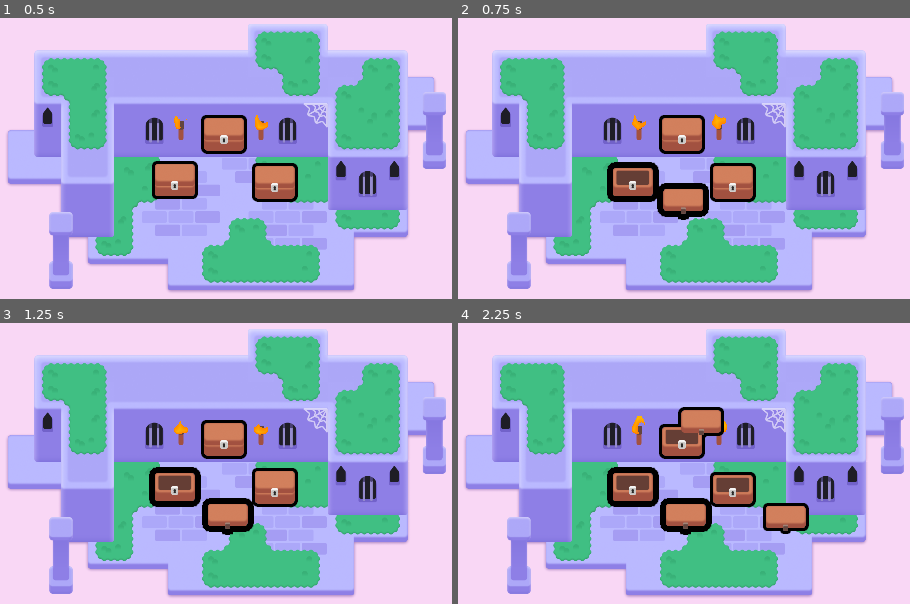
Above: before the commit, frames 1-4 (two rows, left to right).
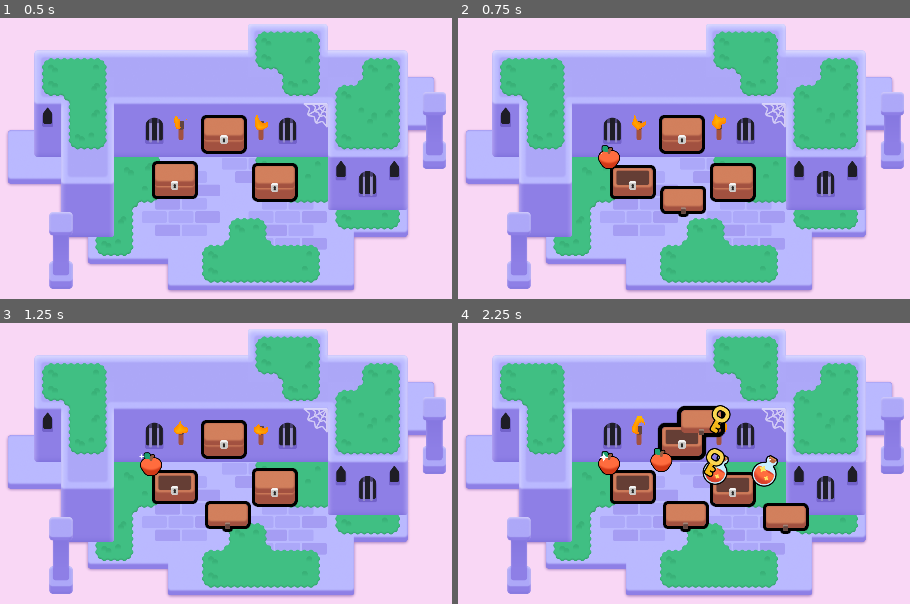
Above: after the commit, the same moments.

Repository: JuliaLui642/2d-GameDev-Courses
Game: Godot game, scene res://lessons/mini_dungeon.tscn
Two runs of this game, one before a commit and one after it. Both use one fixed random seed, a clock stepped at 60 frames per second and the inputs below.
Inputs (mouse positions are in pixels of both pictures, inside the frame that each line leads up to):
- Up to frame 1 (0.5 s): no input
- Up to frame 2 (0.75 s): tap Enter at 0.5 s; move the mouse to (634, 180) at 0.52 s; press the mouse at (634, 180) at 0.53 s; hold D (move_right) from 0.53 s (still down)
- Up to frame 3 (1.25 s): keep holding D (move_right); tap Space at 0.77 s
- Up to frame 4 (2.25 s): move the mouse to (733, 488) at 1.27 s; release D (move_right) at 1.28 s; release the mouse at (733, 488) at 1.28 s; hold S (move_down) 1.28-2.03 s; right-click (733, 488) at 1.35 s; click (733, 488) at 1.42 s; tap Space at 1.52 s; move the mouse to (679, 438) at 2.02 s; hold D (move_right) from 2.03 s (still down); tap Z at 2.1 s; click (679, 438) at 2.17 s

Frame 1 is identical in both runs. In frame 2, 1.0% of the frame differs, in the area x 30-56%, y 45-72%; in frame 3, 1.0%; in frame 4, 2.9%, in the area x 30-71%, y 29-76%.

Commit message:
M6 L6 >L6.P1

Diff:
--- a/M06.looting_workbook/lessons/chest/chest.gd
+++ b/M06.looting_workbook/lessons/chest/chest.gd
@@ -1,31 +1,27 @@
 extends Area2D
 
-@onready var canvas_group:CanvasGroup = $CanvasGroup
-@onready var animation_player: AnimationPlayer = $AnimationPlayer
 @export var possible_items: Array[PackedScene] = []
 
+@onready var canvas_group: CanvasGroup = $CanvasGroup
+@onready var animation_player: AnimationPlayer = $AnimationPlayer
 
-func open() -> void:
-	animation_player.play("open")
-	input_pickable = false
-
-# Called when the node enters the scene tree for the first time.
 func _ready() -> void:
 	mouse_entered.connect(_on_mouse_entered)
 	mouse_exited.connect(_on_mouse_exited)
 	canvas_group.material.set_shader_parameter("line_thickness", 3.0)
 
-func _on_mouse_entered()-> void:
+func set_outline_thickness(new_thickness: float) -> void:
+	canvas_group.material.set_shader_parameter("line_thickness", new_thickness)
+
+func _on_mouse_entered() -> void:
 	var tween := create_tween()
 	tween.tween_method(set_outline_thickness, 3.0, 6.0, 0.08)
 
 func _on_mouse_exited() -> void:
-	canvas_group.material.set_shader_parameter("line_thickness", 3.0)
+	var tween := create_tween()
+	tween.tween_method(set_outline_thickness, 6.0, 3.0, 0.08)
 
-func set_outline_thickness(new_thickness: float) -> void:
-	canvas_group.material.set_shader_parameter("line_thickness", new_thickness)
-
-func _input_event(viewpoint: Node, event: InputEvent, shape_index: int):
+func _input_event(viewport: Node, event: InputEvent, shape_index: int):
 	var event_is_mouse_click: bool = (
 		event is InputEventMouseButton and
 		event.button_index == MOUSE_BUTTON_LEFT and
@@ -34,3 +30,23 @@
 
 	if event_is_mouse_click:
 		open()
+
+func open() -> void:
+	animation_player.play("open")
+
+	input_pickable = false
+
+	if possible_items.is_empty():
+		return
+
+	for current_index in range(randi_range(1, 3)):
+		_spawn_random_item()
+
+func _spawn_random_item() -> void:
+	var loot_item: Area2D = possible_items.pick_random().instantiate()
+	add_child(loot_item)
+
+	var random_angle := randf_range(0.0, 2.0 * PI)
+	var random_direction := Vector2(1.0, 0.0).rotated(random_angle)
+	var random_distance := randf_range(60.0, 120.0)
+	loot_item.position = random_direction * random_distance
--- a/M06.looting_workbook/lessons/chest/chest.tscn
+++ b/M06.looting_workbook/lessons/chest/chest.tscn
@@ -1,10 +1,13 @@
-[gd_scene load_steps=11 format=3 uid="uid://cj2yytu5rlbfg"]
+[gd_scene load_steps=14 format=3 uid="uid://cj2yytu5rlbfg"]
 
 [ext_resource type="Texture2D" uid="uid://c3hwsm5ugp8qw" path="res://lessons/chest/bottom.png" id="1_485f1"]
 [ext_resource type="Script" path="res://lessons/chest/chest.gd" id="1_rb0m1"]
 [ext_resource type="Texture2D" uid="uid://bu2jin246nel5" path="res://lessons/chest/lock.png" id="2_ogjoq"]
 [ext_resource type="Shader" path="res://lessons/chest/group_outline.gdshader" id="2_sdof8"]
+[ext_resource type="PackedScene" uid="uid://0i1g0cunmseb" path="res://lessons/items/apple.tscn" id="2_xbxn4"]
 [ext_resource type="Texture2D" uid="uid://bnem1cahhoxdk" path="res://lessons/chest/top.png" id="3_c8jrn"]
+[ext_resource type="PackedScene" uid="uid://ctqyr0ufyoktk" path="res://lessons/items/key.tscn" id="3_gjw10"]
+[ext_resource type="PackedScene" uid="uid://hdxqgspfcaur" path="res://lessons/items/potion.tscn" id="4_mmsyt"]
 
 [sub_resource type="RectangleShape2D" id="RectangleShape2D_4gl3y"]
 size = Vector2(99, 83.5)
@@ -15,6 +18,21 @@
 shader_parameter/line_color = Color(0, 0, 0, 1)
 shader_parameter/line_thickness = 16.0
 shader_parameter/viewport_scale = Vector2(1, 1)
+
+[sub_resource type="Animation" id="Animation_a04kk"]
+length = 0.001
+tracks/0/type = "value"
+tracks/0/imported = false
+tracks/0/enabled = true
+tracks/0/path = NodePath("CanvasGroup/Top:position")
+tracks/0/interp = 1
+tracks/0/loop_wrap = true
+tracks/0/keys = {
+"times": PackedFloat32Array(0),
+"transitions": PackedFloat32Array(1),
+"update": 0,
+"values": [Vector2(0, -14)]
+}
 
 [sub_resource type="Animation" id="Animation_7h5tr"]
 resource_name = "open"
@@ -31,21 +49,6 @@
 "values": [Vector2(0, -14), Vector2(93, -75), Vector2(127, 70)]
 }
 
-[sub_resource type="Animation" id="Animation_a04kk"]
-length = 0.001
-tracks/0/type = "value"
-tracks/0/imported = false
-tracks/0/enabled = true
-tracks/0/path = NodePath("CanvasGroup/Top:position")
-tracks/0/interp = 1
-tracks/0/loop_wrap = true
-tracks/0/keys = {
-"times": PackedFloat32Array(0),
-"transitions": PackedFloat32Array(1),
-"update": 0,
-"values": [Vector2(0, -14)]
-}
-
 [sub_resource type="AnimationLibrary" id="AnimationLibrary_fnrjx"]
 _data = {
 "RESET": SubResource("Animation_a04kk"),
@@ -54,6 +57,7 @@
 
 [node name="Chest" type="Area2D"]
 script = ExtResource("1_rb0m1")
+possible_items = Array[PackedScene]([ExtResource("2_xbxn4"), ExtResource("3_gjw10"), ExtResource("4_mmsyt")])
 
 [node name="CollisionShape2D" type="CollisionShape2D" parent="."]
 position = Vector2(-1.5, -4.25)
--- a/M06.looting_workbook/practices/L6.P1.the_pinata/balloon_pinata.gd
+++ b/M06.looting_workbook/practices/L6.P1.the_pinata/balloon_pinata.gd
@@ -19,14 +19,16 @@
 
 func spawn_candy() -> void:
 	# You have to loop 3 times over the next lines of code!
-	for current_index in range(0):
+	for current_index in range(3):  # for current_index in range(0):
 		# Complete the variables to calculate a random position in a circle using polar coordinates.
-		var radius := 0.0
-		var angle := 0.0
+		var radius := randf_range(0.0, 100.0)  # var radius := 0.0
+		var angle := randf_range(0.0, 2.0 * PI)  # var angle := 0.0
 
-		var random_direction := Vector2()
-		var random_position := Vector2()
+		var random_direction := Vector2(1.0, 0.0).rotated(angle)  # var random_direction := Vector2()
+		var random_position := (radius * random_direction)  # var random_position := Vector2()
 
 		# Instantiate and add the candy as a child of the piñata.
 		const CANDY_PACKED_SCENE := preload("candy/candy.tscn")
-		var candy: Node2D = null
+		var candy: Node2D = CANDY_PACKED_SCENE.instantiate()  # var candy: Node2D = null
+		add_child(candy)  #
+		candy.position = random_position  #
--- a/M06.looting_workbook/practices/L6.P1.the_pinata/the_pinata.tscn
+++ b/M06.looting_workbook/practices/L6.P1.the_pinata/the_pinata.tscn
@@ -1,16 +1,11 @@
-[gd_scene load_steps=3 format=3]
+[gd_scene load_steps=2 format=3 uid="uid://b1qa64inpoa3i"]
 
 [ext_resource type="PackedScene" path="res://practices/L6.P1.the_pinata/balloon_pinata.tscn" id="1_33y8y"]
-[ext_resource type="Script" path="res://practices/L6.P1.the_pinata/balloon_pinata.gd" id="2_qwpvp"]
 
 [node name="ThePiñata" type="Node2D"]
 metadata/_edit_horizontal_guides_ = []
 
-[node name="BalloonPinata" type="Area2D" parent="." instance=ExtResource("1_33y8y")]
-position = Vector2(960, 540)
-collision_layer = 2
-collision_mask = 0
-script = ExtResource("2_qwpvp")
+[node name="BalloonPinata" parent="." instance=ExtResource("1_33y8y")]
 
 [node name="ExtraVisuals" type="Node" parent="."]
 
